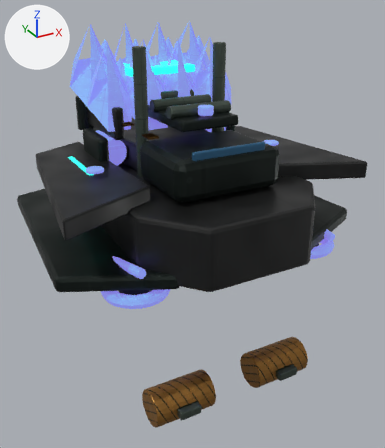
Two versions of the Blender file assets/models/source/vehicles/factions/lumen_harvester.blend, one commit apart.
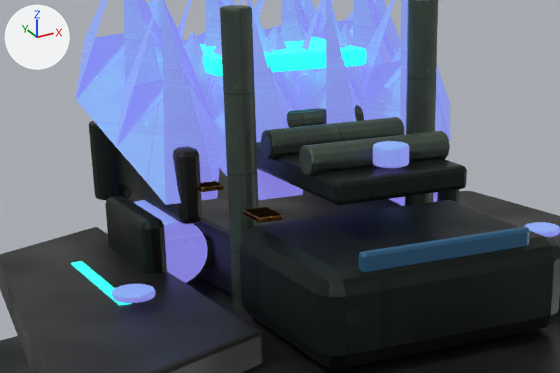
There are two pictures of each version: one whole from a 50 mm lens placed at (-3.06, -6.01, 3.18), pointed at (0.11, -0.24, 0.3), one close up on the part from 10% to 72% of the width and 10% to 46% of the height. The lights are fixed; the arrows at upper left show +X, +Y and +Z. The older version's two pictures come first.

Objects in the first close-up: 'Faction detail · Vehicle / armor.001', 'Faction detail · Vehicle / armor_light.001', 'Faction detail · Vehicle / dark.001', 'Faction detail · Vehicle / energy.001', 'Faction detail · Vehicle / energy.002', 'Faction detail · Vehicle / energy.003', 'Faction detail · Vehicle / energy.004', 'Faction detail · Vehicle / energy.005', 'Faction detail · Vehicle / energy.006', 'Faction detail · Vehicle / energy.008', 'Faction detail · Vehicle / steel.001', 'Faction detail · Vehicle / steel.003', 'Panoramic mineral glass' and 6 more.
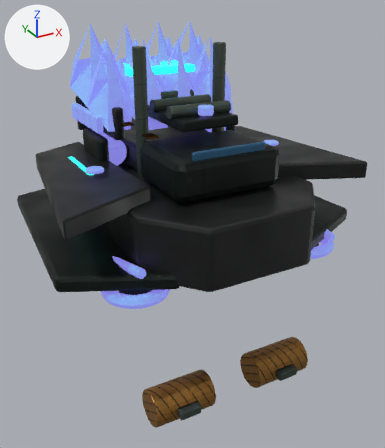
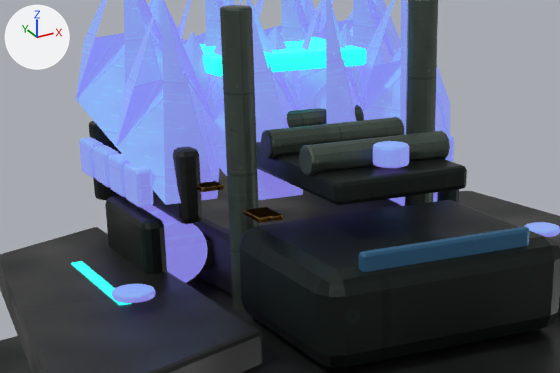
Changed parts and their boxes [x1, y1, x2, y2] in the close-ups (560 x 373 px):
'Faction detail · Vehicle / energy.002', reshaped: before [116, 0, 220, 205]; after [116, 0, 454, 208]
'Faction detail · Vehicle / energy.006', reshaped: before [75, 0, 184, 160]; after [75, 0, 184, 187]
'Faction detail · Vehicle / energy.004', reshaped: before [291, 0, 367, 124]; after [108, 0, 367, 197]
'Faction detail · Vehicle / energy.008', reshaped: before [254, 0, 324, 77]; after [79, 0, 324, 178]
part 1 of me_faction_detail___vehicle___energy_002___consolidated_geometry_001, added (blue): after [124, 163, 154, 208]
part 2 of me_faction_detail___vehicle___energy_002___consolidated_geometry_001, added (mostly hidden): after [445, 134, 454, 162]
part 3 of me_faction_detail___vehicle___energy_004___consolidated_geometry_001, added (blue): after [108, 154, 130, 197]
part 4 of me_faction_detail___vehicle___energy_006___consolidated_geometry_001, added (blue): after [93, 145, 119, 187]
part 5 of me_faction_detail___vehicle___energy_008___consolidated_geometry, added (blue): after [79, 137, 104, 178]

The change, as a diff of the scene's bpy script:
```diff
--- a/assets/models/source/vehicles/factions/lumen_harvester.blend.py
+++ b/assets/models/source/vehicles/factions/lumen_harvester.blend.py
@@ me_faction_detail___vehicle___energy_002___consolidated_geometry_001 @@
 # used by ob_faction_detail___vehicle___energy_002; parent = ob_cargostage01; location = (0.0, 0.0, 0.0)
-me_faction_detail___vehicle___energy_002___consolidated_geometry_001.from_pydata(...)  # 63 vertices, 57 faces; spans x -1.022..-0.277, y 0.11..0.717, z 1.594..2.625
+me_faction_detail___vehicle___energy_002___consolidated_geometry_001.from_pydata(...)  # 175 vertices, 165 faces; spans x -1.022..0.987, y 0.11..0.717, z 1.571..2.625
+# me_faction_detail___vehicle___energy_002___consolidated_geometry_001 part 1: a new loose piece of 56 vertices spanning x -0.987..-0.897, y 0.19..0.41, z 1.571..1.771, in mat_vehicle___energy_001
+# me_faction_detail___vehicle___energy_002___consolidated_geometry_001 part 2: a new loose piece of 56 vertices spanning x 0.897..0.987, y 0.19..0.41, z 1.571..1.771, in mat_vehicle___energy_001
 me_faction_detail___vehicle___energy_002___consolidated_geometry_001.materials.append(mat_vehicle___energy_001)
@@ me_faction_detail___vehicle___energy_004___consolidated_geometry_001 @@
 # used by ob_faction_detail___vehicle___energy_004; parent = ob_cargostage03; location = (0.0, 0.0, 0.0)
-me_faction_detail___vehicle___energy_004___consolidated_geometry_001.from_pydata(...)  # 63 vertices, 57 faces; spans x -0.034..0.625, y 0.14..0.678, z 1.624..2.625
+me_faction_detail___vehicle___energy_004___consolidated_geometry_001.from_pydata(...)  # 175 vertices, 165 faces; spans x -0.987..0.987, y 0.14..0.678, z 1.571..2.625
+# me_faction_detail___vehicle___energy_004___consolidated_geometry_001 part 3: a new loose piece of 56 vertices spanning x -0.987..-0.897, y 0.452..0.673, z 1.571..1.771, in mat_vehicle___energy_001
+# other edits to the shape of me_faction_detail___vehicle___energy_004___consolidated_geometry_001 do not show in these pictures
 me_faction_detail___vehicle___energy_004___consolidated_geometry_001.materials.append(mat_vehicle___energy_001)
@@ me_faction_detail___vehicle___energy_006___consolidated_geometry_001 @@
 # used by ob_faction_detail___vehicle___energy_006; parent = ob_cargostage05; location = (0.0, 0.0, 0.0)
-me_faction_detail___vehicle___energy_006___consolidated_geometry_001.from_pydata(...)  # 63 vertices, 57 faces; spans x -1.057..-0.226, y 0.642..1.319, z 1.733..2.795
+me_faction_detail___vehicle___energy_006___consolidated_geometry_001.from_pydata(...)  # 175 vertices, 165 faces; spans x -1.057..0.987, y 0.642..1.319, z 1.571..2.795
+# me_faction_detail___vehicle___energy_006___consolidated_geometry_001 part 4: a new loose piece of 56 vertices spanning x -0.987..-0.897, y 0.715..0.935, z 1.571..1.771, in mat_vehicle___energy_001
+# other edits to the shape of me_faction_detail___vehicle___energy_006___consolidated_geometry_001 do not show in these pictures
 me_faction_detail___vehicle___energy_006___consolidated_geometry_001.materials.append(mat_vehicle___energy_001)
@@ me_faction_detail___vehicle___energy_008___consolidated_geometry @@
 # used by ob_faction_detail___vehicle___energy_008; parent = ob_cargostage07; location = (0.0, 0.0, 0.0)
-me_faction_detail___vehicle___energy_008___consolidated_geometry.from_pydata(...)  # 63 vertices, 57 faces; spans x -0.069..0.676, y 0.672..1.279, z 1.764..2.795
+me_faction_detail___vehicle___energy_008___consolidated_geometry.from_pydata(...)  # 175 vertices, 165 faces; spans x -0.987..0.987, y 0.672..1.279, z 1.571..2.795
+# me_faction_detail___vehicle___energy_008___consolidated_geometry part 5: a new loose piece of 56 vertices spanning x -0.987..-0.897, y 0.977..1.197, z 1.571..1.771, in mat_vehicle___energy_001
+# other edits to the shape of me_faction_detail___vehicle___energy_008___consolidated_geometry do not show in these pictures
 me_faction_detail___vehicle___energy_008___consolidated_geometry.materials.append(mat_vehicle___energy_001)
```
